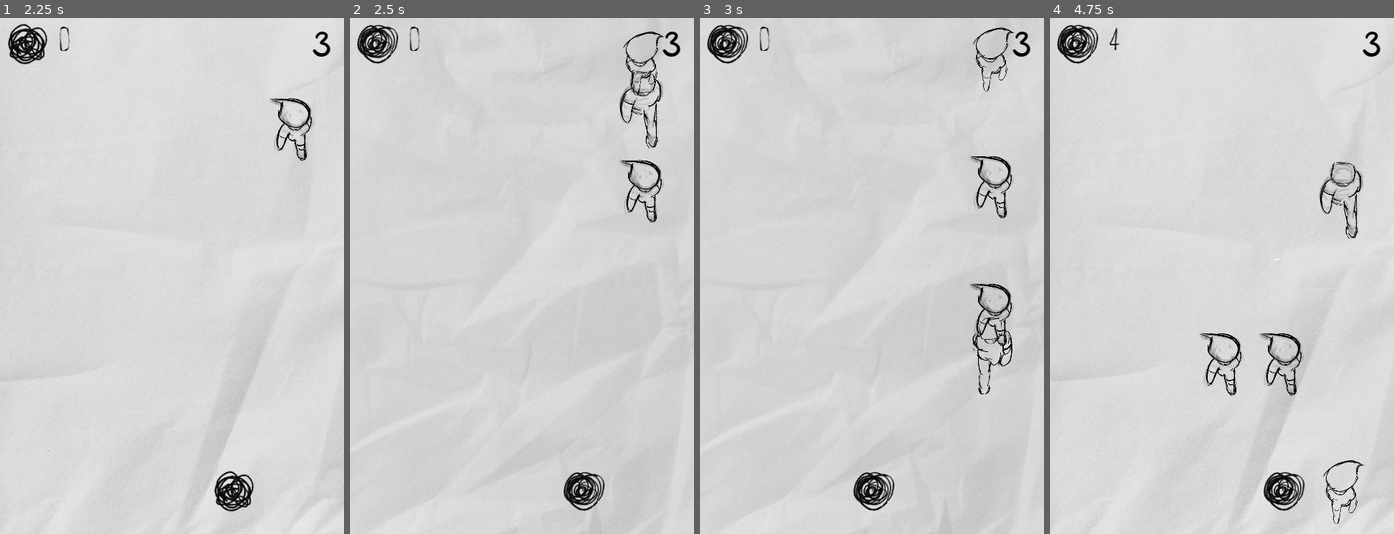
Above: before the commit, frames 1-4 (left to right).
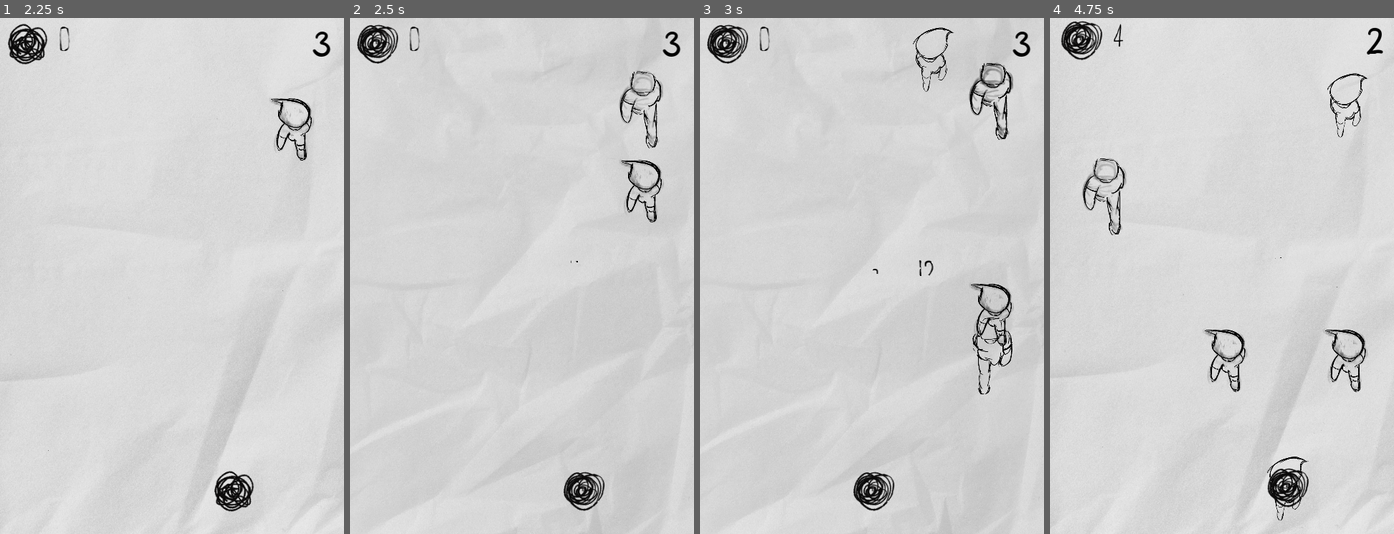
Above: after the commit, the same moments.

Repository: Bbubbee/AVoid
Game: Godot game, scene res://scenes/screens/game_end_screen.tscn
The game is run twice, just before and just after one commit, with the same random seed, the same clock (stepped at 60 frames per second) and the same inputs.
Inputs:
- Up to frame 1 (2.25 s): click "Start" at 0.5 s; click "Start" at 1.25 s; tap Enter (enter) at 2 s; hold D (right) from 2.03 s (still down); hold Enter (enter) from 2.03 s (still down)
- Up to frame 2 (2.5 s): keep holding D (right); keep holding Enter (enter); tap X (secret, bound only after the commit) at 2.3 s
- Up to frame 3 (3 s): release D (right) at 2.78 s; release Enter (enter) at 2.78 s; hold A (left) from 2.78 s (still down); tap X (secret, bound only after the commit) at 2.85 s
- Up to frame 4 (4.75 s): tap Enter (enter) at 3.05, 4.55 s; release A (left) at 3.53 s; hold Enter (enter) 3.53-4.28 s; hold D (right) from 3.53 s (still down); tap X (secret, bound only after the commit) at 3.8, 4.35 s

Frame 1 is identical in both runs. In frame 2, 0.2% of the frame differs, in the area x 64-92%, y 2-48%; in frame 3, 1.6%; in frame 4, 4.9%, in the area x 0-99%, y 0-99%.

Commit message:
add audio and void text

Diff:
--- a/project.godot
+++ b/project.godot
@@ -72,6 +72,12 @@
 , Object(InputEventKey,"resource_local_to_scene":false,"resource_name":"","device":-1,"window_id":0,"alt_pressed":false,"shift_pressed":false,"ctrl_pressed":false,"meta_pressed":false,"pressed":false,"keycode":0,"physical_keycode":32,"key_label":0,"unicode":32,"echo":false,"script":null)
 ]
 }
+secret={
+"deadzone": 0.5,
+"events": [Object(InputEventKey,"resource_local_to_scene":false,"resource_name":"","device":-1,"window_id":0,"alt_pressed":false,"shift_pressed":false,"ctrl_pressed":false,"meta_pressed":false,"pressed":false,"keycode":0,"physical_keycode":88,"key_label":0,"unicode":120,"echo":false,"script":null)
+, Object(InputEventKey,"resource_local_to_scene":false,"resource_name":"","device":-1,"window_id":0,"alt_pressed":false,"shift_pressed":false,"ctrl_pressed":false,"meta_pressed":false,"pressed":false,"keycode":0,"physical_keycode":32,"key_label":0,"unicode":32,"echo":false,"script":null)
+]
+}
 
 [layer_names]
 
--- a/scenes/levels/main.gd
+++ b/scenes/levels/main.gd
@@ -5,7 +5,13 @@
 func _ready() -> void:
 	pause_menu.hide()
 
+	Events.game_over.connect(_on_game_over)
 
+
+func _on_game_over():
+	pass
+
+## Pause the game.
 var is_paused: bool = false
 func pause():
 	is_paused = true
@@ -13,13 +19,14 @@
 	pause_menu.show()
 
 
+## Resume the game.
 func resume():
 	is_paused = false
 	get_tree().paused = false
 	pause_menu.hide()
 
 
-
+## Handle input for pause/resume.
 func _input(event):
 	if event.is_action_pressed("ui_cancel"):
 		if is_paused:
--- a/scenes/levels/main.tscn
+++ b/scenes/levels/main.tscn
@@ -35,9 +35,6 @@
 offset_bottom = 15.0
 
 [node name="VoidText" parent="Control" instance=ExtResource("3_yt7ng")]
-layout_mode = 1
-offset_top = -11.5
-offset_bottom = 11.5
 
 [node name="Mother" parent="." instance=ExtResource("3_800ej")]
 
--- a/scenes/people/base_person.gd
+++ b/scenes/people/base_person.gd
@@ -1,24 +1,24 @@
 extends CharacterBody2D
 
-var person: Person = preload("res://data/people/rav.tres")
 @onready var sprite: Sprite2D = $Sprite
 
+var person: Person = preload("res://data/people/rav.tres")
 var difficulty_modifier: float
 
 
 func _ready() -> void:
+	# Set the speed of the person based on the current difficulty.
+	# Cap it at 5 .
 	difficulty_modifier = clamp(Stats.difficulty, 1, 5)
 	velocity.y = person.speed
 
-
+## Initialise the person (either Kim or Rav).
 func init(new_person: Person):
 	person = new_person
 
 	# Calculate speed.
 	sprite.texture = person.texture
 	velocity.y = person.speed + ((person.speed * ((difficulty_modifier*10)/100)*1.5) )
-
-	#set_physics_process(true)
 
 
 func _physics_process(_delta: float) -> void:
@@ -27,10 +27,12 @@
 	# Calculate speed.
 	#position.y += (((person.speed) + (difficulty_modifier*50))) * _delta
 
-	# Free person.
+	# Free person when they have reached the bottom of the screen.
 	if position.y > Lanes.bottom:
 		call_deferred('destroy')
 
+## The person has reached the bottom of the screen.
+## Destroy them and gain a point.
 func destroy():
 	Stats.void_score += 1
 	queue_free()
--- a/scenes/people/mother.gd
+++ b/scenes/people/mother.gd
@@ -2,6 +2,8 @@
 
 const BASE_PERSON = preload("res://scenes/people/base_person.tscn")
 
+# Load the people manually.
+# Kim has a higher change to spawn than Rav.
 var people = [
 	preload("res://data/people/rav.tres"),
 	preload("res://data/people/kim.tres"),
@@ -17,30 +19,16 @@
 var spawn_time: float = 0.5
 @onready var spawn_timer: float = spawn_time
 
-var spawn_time_2: float = 0.5
-@onready var spawn_timer_2: float = spawn_time_2
-var start_second_timer: bool = false
-
 
 func _physics_process(delta: float) -> void:
+	# Spawn a set of children.
 	spawn_timer -= delta
 	if spawn_timer <= 0:
 		spawn_timer = spawn_time
 		spawn_children()
 
-	# Hacky way of spawning more children.
-	#if start_second_timer:
-		#spawn_timer_2 -= delta
-		#if spawn_timer_2 <= 0:
-			#spawn_timer_2 = spawn_time
-			#spawn_children()
 
-
-func get_random_person() -> Person:
-	return people.pick_random()
-
-
-
+## Set the difficulty based on the amount of void score.
 func _on_set_difficulty(difficulty: int):
 	match difficulty:
 		1:
@@ -48,15 +36,13 @@
 		2:
 			spawn_time = 0.4
 		3:
-			start_second_timer = true
 			spawn_time = 0.3
 		8:
 			spawn_time = 0.2
 		14:
 			spawn_time = 0.15
 
-
-
+## Spawn a set of children.
 func spawn_children():
 	# Prevent spawning person in the same lane.
 	var prev = []
@@ -69,13 +55,14 @@
 		var person = BASE_PERSON.instantiate()
 		add_child(person)
 
-		person.init(get_random_person())
+		person.init(people.pick_random())
 		person.global_position.x = Lanes.lanes[r]
 
 		prev.append(r)
 
 
-## Get all of the 'people' resources from the relevant directory.
+## Get all of the 'people' resources from the 'people' directory and store
+## them in the array.
 func get_people():
 	var path: String = "res://data/people"
 	var dir = DirAccess.open(path)
--- a/scenes/player/player.gd
+++ b/scenes/player/player.gd
@@ -3,10 +3,29 @@
 
 @onready var state_machine: Node = $StateMachine
 
+@onready var f_lane_1: AudioStreamPlayer = $F_Lane1
+@onready var g_sharp_lane_2: AudioStreamPlayer = $GSharp_Lane2
+@onready var a_sharp_lane_3: AudioStreamPlayer = $ASharp_Lane3
+@onready var c_lane_4: AudioStreamPlayer = $C_Lane4
+@onready var d_sharp_lane_5: AudioStreamPlayer = $DSharp_Lane5
+
 var current_lane: int = 0:
 	set(lane):
 		current_lane = clamp(lane, 0, 4)
 		position.x = Lanes.lanes[current_lane]
+
+		match current_lane:
+			0:
+				f_lane_1.play()
+			1:
+				g_sharp_lane_2.play()
+			2:
+				a_sharp_lane_3.play()
+			3:
+				c_lane_4.play()
+			4:
+				d_sharp_lane_5.play()
+
 @onready var bump = $Bump
 
 func _ready() -> void:
--- a/scenes/player/player.tscn
+++ b/scenes/player/player.tscn
@@ -1,10 +1,15 @@
-[gd_scene load_steps=8 format=3 uid="uid://b1payd28naxy7"]
+[gd_scene load_steps=13 format=3 uid="uid://b1payd28naxy7"]
 
 [ext_resource type="Script" path="res://scenes/player/player.gd" id="1_finnm"]
 [ext_resource type="PackedScene" uid="uid://cpd203hmfijxs" path="res://utils/states/player_state_machine.tscn" id="1_xr3i2"]
 [ext_resource type="Script" path="res://scenes/player/live.gd" id="2_6fyax"]
 [ext_resource type="PackedScene" uid="uid://wkxjwp25ccsh" path="res://scenes/player/void.tscn" id="4_qwo2m"]
 [ext_resource type="AudioStream" uid="uid://sq7oeraxfdns" path="res://assets/audio/bump.mp3" id="5_qxwvh"]
+[ext_resource type="AudioStream" uid="uid://3sdg0c8m3gv6" path="res://assets/audio/keys/fminor-pentatonic.mp3" id="6_83g11"]
+[ext_resource type="AudioStream" uid="uid://s6lxc2d21x3f" path="res://assets/audio/keys/gsharp.mp3" id="7_bgm18"]
+[ext_resource type="AudioStream" uid="uid://7lr1gysyovlp" path="res://assets/audio/keys/asharp.mp3" id="8_u8fib"]
+[ext_resource type="AudioStream" uid="uid://cn7virn5kpgxr" path="res://assets/audio/keys/c.mp3" id="9_xkm4c"]
+[ext_resource type="AudioStream" uid="uid://b3ym83dfhb8hf" path="res://assets/audio/keys/dsharp.mp3" id="10_76scj"]
 
 [sub_resource type="CapsuleShape2D" id="CapsuleShape2D_tmtqg"]
 
@@ -53,4 +58,24 @@
 volume_db = -6.0
 pitch_scale = 0.8
 
+[node name="F_Lane1" type="AudioStreamPlayer" parent="."]
+stream = ExtResource("6_83g11")
+volume_db = -5.0
+
+[node name="GSharp_Lane2" type="AudioStreamPlayer" parent="."]
+stream = ExtResource("7_bgm18")
+volume_db = -5.0
+
+[node name="ASharp_Lane3" type="AudioStreamPlayer" parent="."]
+stream = ExtResource("8_u8fib")
+volume_db = -5.0
+
+[node name="C_Lane4" type="AudioStreamPlayer" parent="."]
+stream = ExtResource("9_xkm4c")
+volume_db = -5.0
+
+[node name="DSharp_Lane5" type="AudioStreamPlayer" parent="."]
+stream = ExtResource("10_76scj")
+volume_db = -5.0
+
 [connection signal="area_entered" from="Hurtbox" to="." method="_on_hurtbox_area_entered"]
--- a/scenes/ui/ui_root.gd
+++ b/scenes/ui/ui_root.gd
@@ -11,11 +11,15 @@
 
 	health_label.text = str(Stats.hp)
 
+var game_over: bool = false
+
 func _on_void_score_increased(score):
+	#if game_over: return
 	score_label.text = str(score)
 
 func _on_hp_changed(new_hp):
 	health_label.text = str(new_hp)
 
 func _on_game_over():
+	game_over = true
 	SceneTransition.change_scene("res://scenes/screens/game_start_screen.tscn")
--- a/scenes/ui/void_text.gd
+++ b/scenes/ui/void_text.gd
@@ -4,6 +4,9 @@
 
 var dissolve
 var dissolve_in: bool = false
+"theme_override_colors/font_color"
+
+var black: Color = Color.BLACK
 
 func _ready() -> void:
 	dissolve = material
@@ -28,11 +31,9 @@
 		dissolve.set('shader_parameter/value', x)
 
 func _input(event: InputEvent) -> void:
-	if event.is_action_pressed('enter'):
-		#timer.start(5.0)
+	if event.is_action_pressed('secret'):
+		timer.start(2.6)
 		dissolve_in = not dissolve_in
-
-
 
 
 func _on_timer_timeout() -> void:
--- a/scenes/ui/void_text.gdshader
+++ b/scenes/ui/void_text.gdshader
@@ -12,6 +12,8 @@
 		COLOR.a -= 1.0;
 	}
 	else {
-		COLOR = current_pixel;
+		COLOR.a = current_pixel.a;
 	}
+
+
 }
--- a/scenes/ui/void_text.tscn
+++ b/scenes/ui/void_text.tscn
@@ -21,16 +21,16 @@
 anchor_top = 0.5
 anchor_right = 0.5
 anchor_bottom = 0.5
-offset_left = -39.0
-offset_top = -10.0
-offset_right = 39.0
-offset_bottom = 13.0
+offset_left = -28.5
+offset_top = -8.0
+offset_right = 28.5
+offset_bottom = 8.0
 grow_horizontal = 2
 grow_vertical = 2
-theme_override_fonts/font = ExtResource("1_p0cb5")
-text = "who am i?"
-horizontal_alignment = 1
-vertical_alignment = 1
+theme_override_colors/font_color = Color(0, 0, 0, 1)
+theme_override_colors/font_outline_color = Color(0, 0, 0, 1)
+theme_override_fonts/font = ExtResource("2_1vn3r")
+text = "who am I?"
 script = ExtResource("3_qkara")
 
 [node name="Timer" type="Timer" parent="."]
--- a/utils/globals/stats.gd
+++ b/utils/globals/stats.gd
@@ -2,8 +2,15 @@
 
 signal show_text
 
+"""
+	The score.
+	Gain a point when a peron passes the bottom of the screen.
+	Increase the difficulty every 25 points.
+	Show a void message every 50 points.
+"""
 var void_score: int:
 	set(new_score):
+		if hp <= 0: return
 		void_score = new_score
 		Events.void_score_increased.emit(void_score)
 
@@ -14,12 +21,19 @@
 		if void_score % 50 == 0:
 			show_text.emit()
 
+"""
+	Set the difficulty every 25 points.
+	Cap it at level 15.
+"""
 signal set_difficulty(difficulty :int)
 var difficulty: int = 0:
 	set(new_difficulty):
 		difficulty = clamp(new_difficulty, 0, 15)
 		set_difficulty.emit(difficulty)
 
+"""
+	The players health.
+"""
 signal got_hugged
 var max_hp: int = 3
 @onready var hp: int = max_hp:
@@ -27,13 +41,12 @@
 		hp = clamp(new_hp, 0, max_hp)
 
 		if hp <= 0:
+			Events.game_over.emit()
 			SaveLoad.save_score(void_score)
 			got_hugged.emit()
-			Events.game_over.emit()
 		else:
 			Events.hp_changed.emit(hp)
 			got_hugged.emit()
-
 
 func reset_stats():
 	hp = max_hp
Not shown, added: assets/audio/keys/asharp.mp3.import
Not shown, added: assets/audio/keys/c.mp3.import
Not shown, added: assets/audio/keys/dsharp.mp3.import
Not shown, added: assets/audio/keys/fminor-pentatonic.mp3.import
Not shown, added: assets/audio/keys/gsharp.mp3.import
Not shown, changed: export_presets.cfg
Not shown: 1 places in scenes/ui/void_text.tscn that only renumber resources
Not shown, added: assets/audio/.DS_Store
Not shown, added: assets/audio/keys/asharp.mp3
Not shown, added: assets/audio/keys/c.mp3
Not shown, added: assets/audio/keys/dsharp.mp3
Not shown, added: assets/audio/keys/fminor-pentatonic.mp3
(and 1 more such lines)
